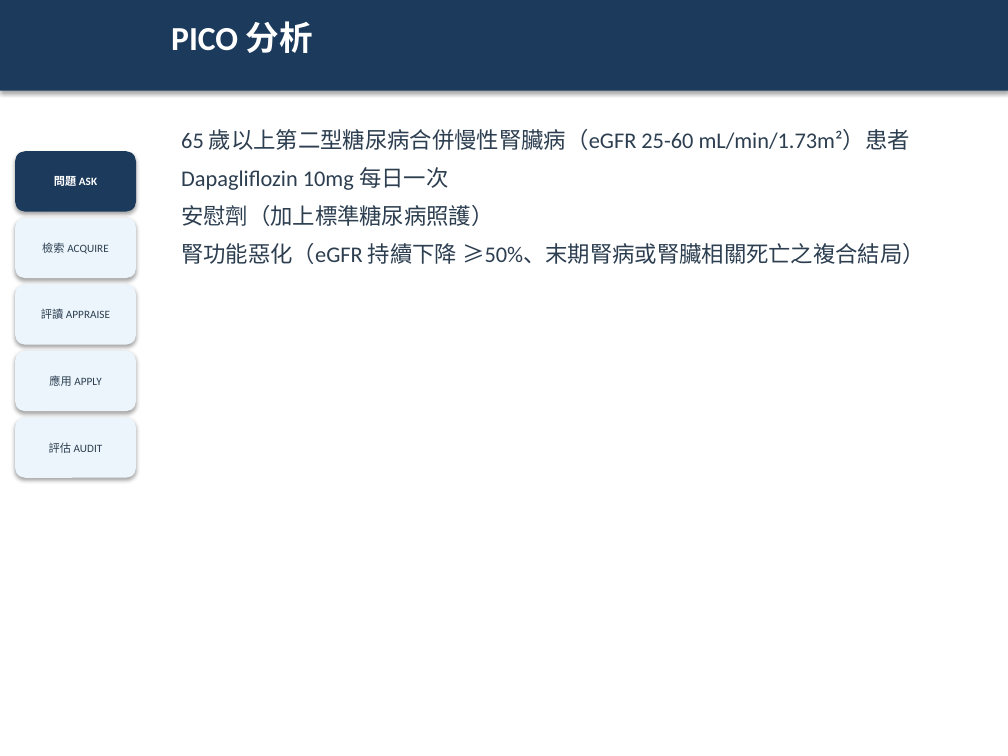
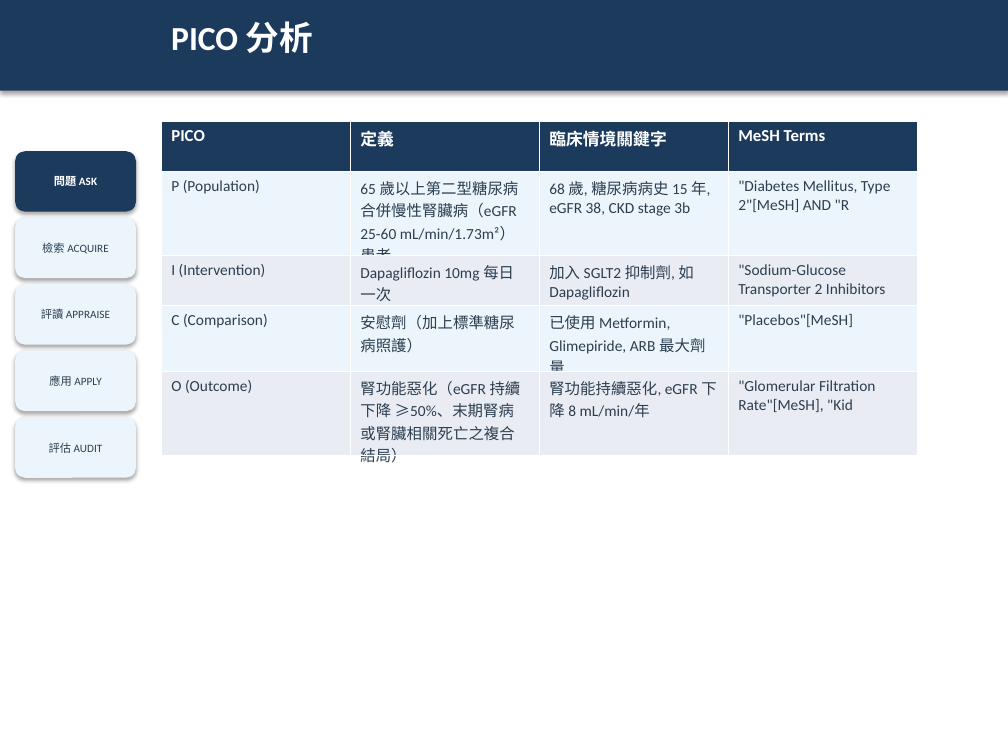
Before and after one commit to platypus31/ebm-report-pipeline, a slide deck: slide 13 of projects/example-sglt2i-ckd/06_slides/ebm-report.pptx (slide 4 before the commit). Drawn at 1008x756 pixels with LibreOffice and Linux fonts; fonts in the diff are those of the drawing. Boxes give left, top, right and bottom in pixels: in the first picture for what was removed or moved away, otherwise in the second. Text is boxed around its words. In the diff, an @@ line names an element or a change of style, - is before the commit and + after.

```diff
--- a/projects/example-sglt2i-ckd/06_slides/ebm-report.pptx
+++ b/projects/example-sglt2i-ckd/06_slides/ebm-report.pptx
@@ table added at (161, 121, 919, 466), 5 rows, 4 columns @@
+PICO | 定義 | 臨床情境關鍵字 | MeSH Terms
+P (Population) | 65 歲以上第二型糖尿病合併慢性腎臟病（eGFR 25-60 mL/min/1.73m²）患者 | 68 歲, 糖尿病病史 15 年, eGFR 38, CKD stage 3b | "Diabetes Mellitus, Type 2"[MeSH] AND "R
+I (Intervention) | Dapagliflozin 10mg 每日一次 | 加入 SGLT2 抑制劑, 如 Dapagliflozin | "Sodium-Glucose Transporter 2 Inhibitors
+C (Comparison) | 安慰劑（加上標準糖尿病照護） | 已使用 Metformin, Glimepiride, ARB 最大劑量 | "Placebos"[MeSH]
+O (Outcome) | 腎功能惡化（eGFR 持續下降 ≥50%、末期腎病或腎臟相關死亡之複合結局） | 腎功能持續惡化, eGFR 下降 8 mL/min/年 | "Glomerular Filtration Rate"[MeSH], "Kid
@@ text removed at (181, 129, 925, 264) @@
-65 歲以上第二型糖尿病合併慢性腎臟病（eGFR 25-60 mL/min/1.73m²）患者
-Dapagliflozin 10mg 每日一次
-安慰劑（加上標準糖尿病照護）
-腎功能惡化（eGFR 持續下降 ≥50%、末期腎病或腎臟相關死亡之複合結局）
```
Also in this commit, not shown: 13 other slides changed, 22 slides added, 2 other files.
